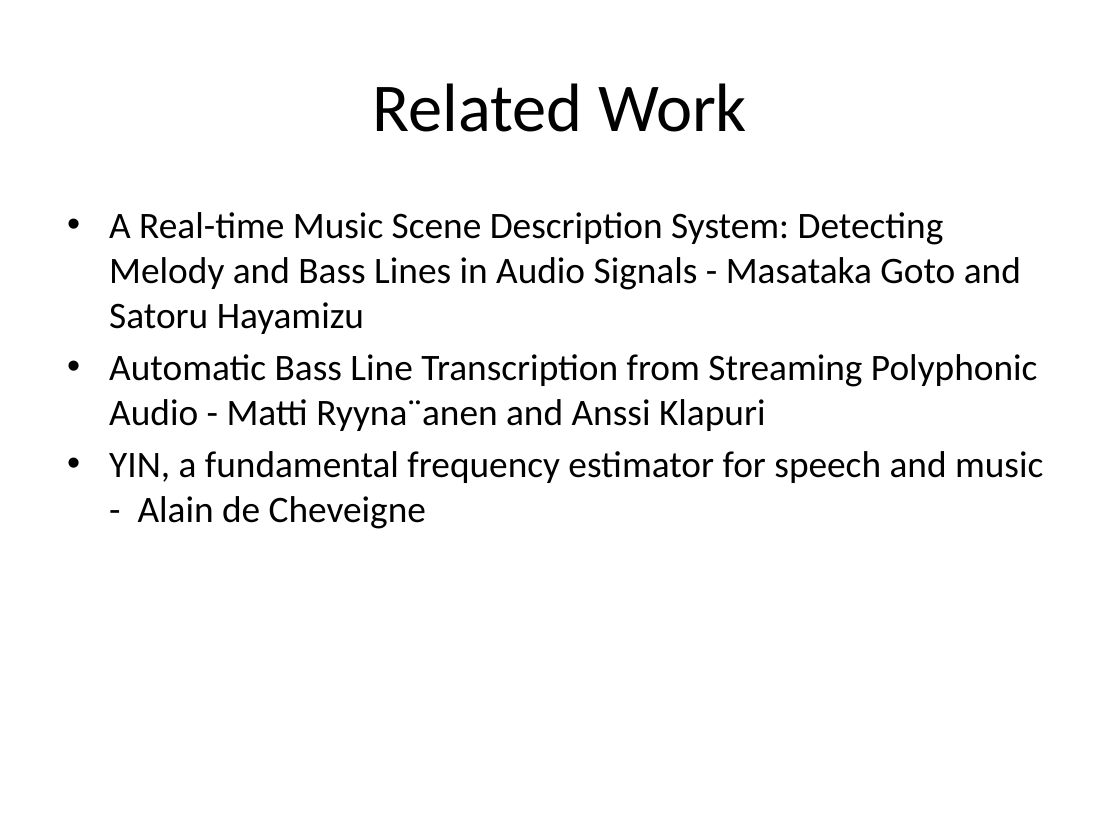
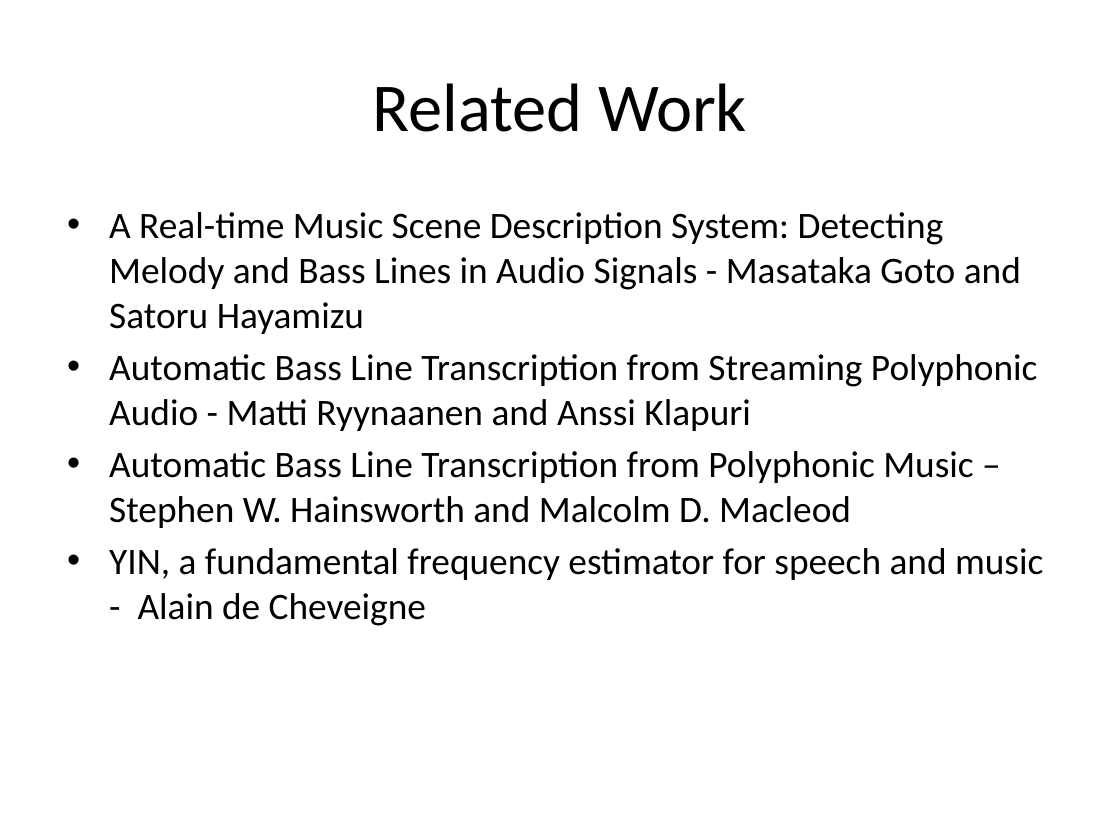
Before and after one commit to govind678/Bass-Line-Detection, a slide deck: slide 4 of Presentation1.pptx (slide 3 before the commit). Drawn at 1120x840 pixels with LibreOffice and Linux fonts; fonts in the diff are those of the drawing. Boxes give left, top, right and bottom in pixels: in the first picture for what was removed or moved away, otherwise in the second. Text is boxed around its words. In the diff, an @@ line names an element or a change of style, - is before the commit and + after.

```diff
--- a/Presentation1.pptx
+++ b/Presentation1.pptx
@@ text at (109, 354, 1037, 528): text changed @@
-• Automatic Bass Line Transcription from Streaming Polyphonic Audio - Matti Ryyna¨anen and Anssi Klapuri
+• Automatic Bass Line Transcription from Streaming Polyphonic Audio - Matti Ryynaanen and Anssi Klapuri
+• Automatic Bass Line Transcription from Polyphonic Music – Stephen W. Hainsworth and Malcolm D. Macleod
```
Also in this commit, not shown: 2 other slides changed, 3 slides added, 2 slides removed, 1 other file.
